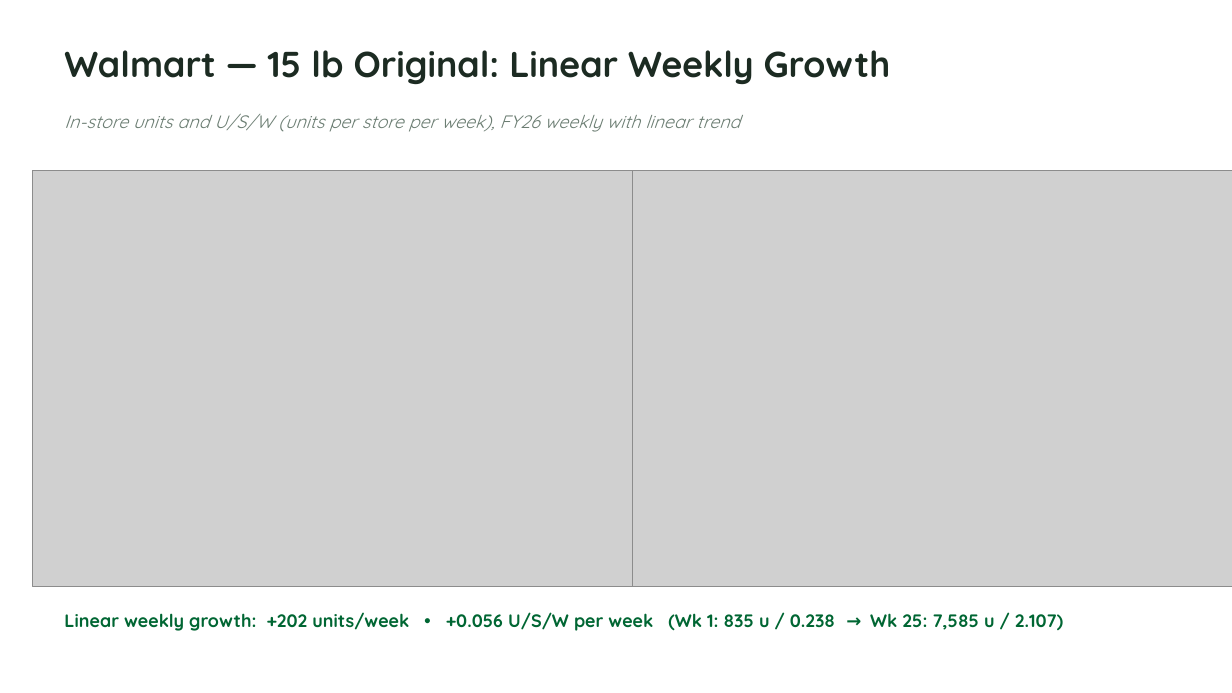
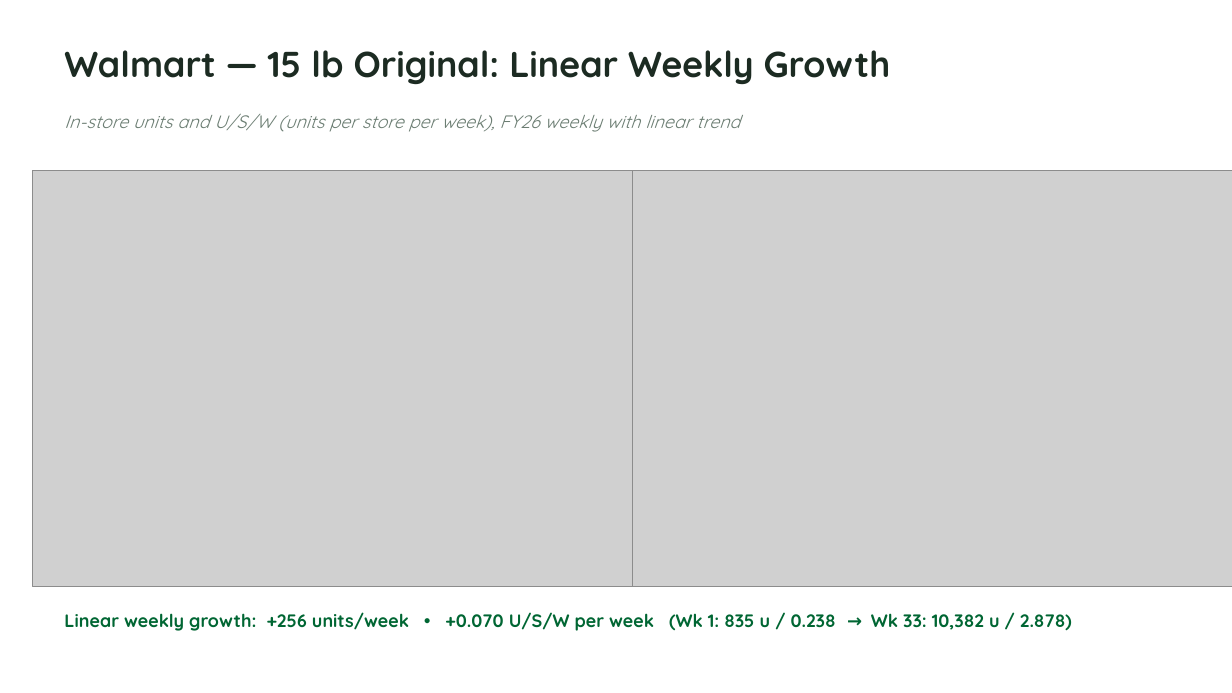
Before and after one commit to homedoctorpro/catalyst-walmart-dashboard, a slide deck: slide 3 of Growth Report/Catalyst_Growth_Report.pptx. Drawn at 1232x693 pixels with LibreOffice and Linux fonts; fonts in the diff are those of the drawing; grey boxes stand for pictures. Boxes give left, top, right and bottom in pixels: in the first picture for what was removed or moved away, otherwise in the second. Text is boxed around its words. In the diff, an @@ line names an element or a change of style, - is before the commit and + after.

```diff
--- a/Growth Report/Catalyst_Growth_Report.pptx
+++ b/Growth Report/Catalyst_Growth_Report.pptx
@@ text at box(64, 612, 1072, 631): text changed @@
-Linear weekly growth: +202 units/week • +0.056 U/S/W per week (Wk 1: 835 u / 0.238 → Wk 25: 7,585 u / 2.107)
+Linear weekly growth: +256 units/week • +0.070 U/S/W per week (Wk 1: 835 u / 0.238 → Wk 33: 10,382 u / 2.878)
```
Also in this commit, not shown: 1 other slide changed, 1 other file.
